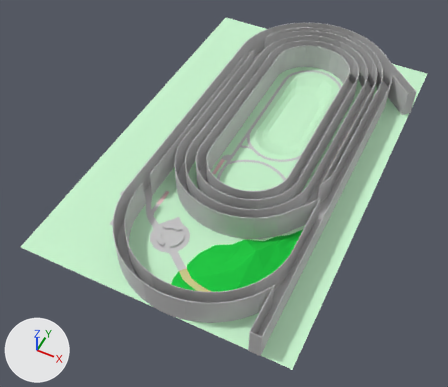
Before and after pictures for a commit that changed the FBX model Assets/Resources/Models/Map/Track.fbx.
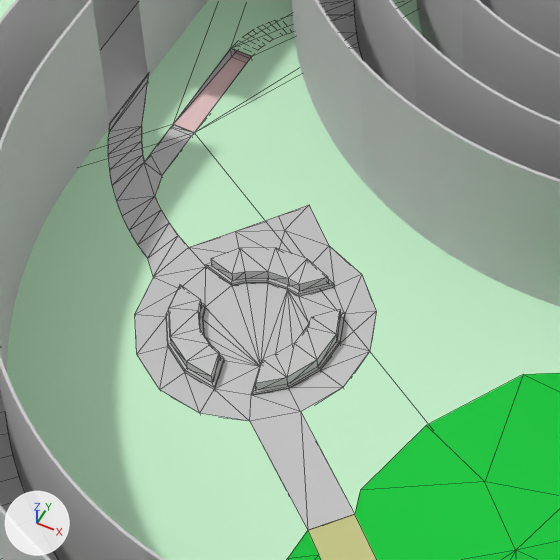
Each version is shown whole from a 50 mm camera at (334.0, -892.0, 939.0) aimed at (-63.0, -100.0, -51.0), then close up on the part from 28% to 49% of the width and 47% to 71% of the height. Lighting does not change. The marker at lower left points along +X, +Y and +Z. The close-ups show mesh edges as thin lines. Where no turn or scale is listed for an object, it has been applied to the vertices. Vertices at the same position are counted once.

The first close-up shows 'Line001', 'Object', 'Object007', 'Object008', 'Object009', 'Shape011', 'Shape012', 'track'.
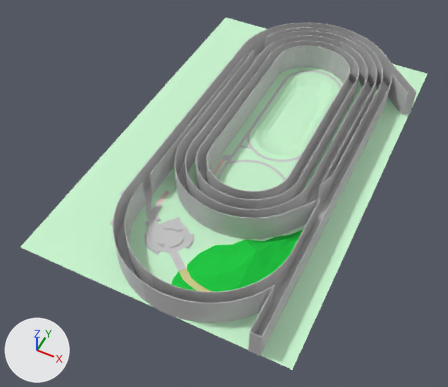
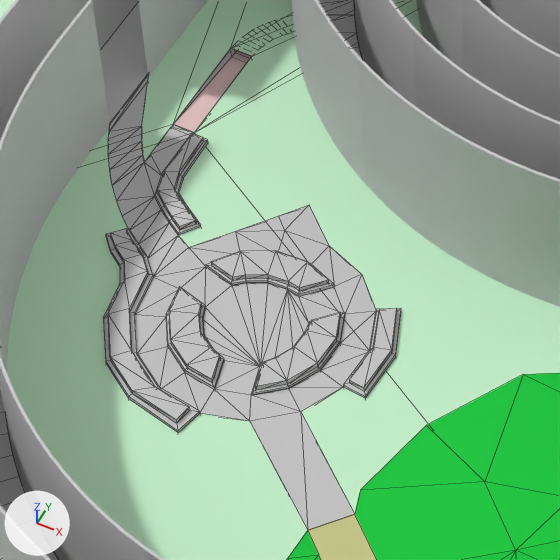
Where the change shows, as pixel boxes [x1, y1, x2, y2] in the close-ups (560 x 560 px):
'Object', reshaped (67% wider, 105% taller): before [168, 248, 341, 389]; after [108, 133, 397, 423]
'Shape012', reshaped (66% wider, 124% taller): before [166, 263, 345, 395]; after [103, 136, 401, 433]
part 1 of me_mesh_007, added: after [103, 228, 200, 433]
part 2 of me_mesh_007, added: after [155, 136, 208, 235]
part 3 of me_mesh_007, added: after [343, 308, 401, 398]
part 4 of me_mesh_008, added: after [108, 229, 189, 423]
part 5 of me_mesh_008, added: after [157, 133, 204, 230]
part 6 of me_mesh_008, built on: before [168, 248, 341, 389]; after [169, 251, 397, 391]

The edits, one by one:
me_mesh_008 is used by ob_object; location (-84.8, -285.9, 1.8).
me_mesh_008 had 60 vertices, 84 faces and spanned x -27.0..27.3, y -27.1..27.3, z -1.0..3.4.
me_mesh_008 now has 128 vertices, 180 faces and spans x -58.5..45.2, y -45.5..57.8, z -1.0..1.8.
me_mesh_008 part 4: a new loose piece of 32 vertices spanning x -58.5..-0.5, y -45.5..12.9, z 0.0..1.8, in mat_01___default (light grey #cacaca).
me_mesh_008 part 5: a new loose piece of 24 vertices spanning x -56.6..-36.7, y 21.6..57.8, z 0.0..1.8, in mat_01___default (light grey #cacaca).
Part 6, on me_mesh_008:
30 vertices in x -27.0..27.3, y -27.1..27.3, z 3.4 move by (0.0, 0.0, -1.6).
6 vertices are added at (39.5, 6.7, 0.0), (38.8, -8.0, 0.0), (44.6, -8.7, 0.0), (45.2, 8.1, 0.0), (38.7, 23.4, 0.0), (34.1, 20.5, 0.0).
6 new vertices lie (0.0, 0.0, 1.8) away from vertices in x 34.1..45.2, y -8.7..23.4, z 0.0.
16 new faces join them.
me_mesh_007 is used by ob_shape012; location (-84.8, -285.9, 1.3).
me_mesh_007 had 90 vertices, 60 faces and spanned x -28.3..28.3, y -28.4..28.4, z -0.6..0.6.
me_mesh_007 now has 215 vertices, 148 faces and spans x -60.4..46.5, y -47.9..58.8, z -1.6..0.6.
me_mesh_007 part 1: a new loose piece of 58 vertices spanning x -60.4..2.5, y -47.9..14.8, z -1.6..0.6, in mat_01___default (light grey #cacaca).
me_mesh_007 part 2: a new loose piece of 44 vertices spanning x -57.6..-35.2, y 20.2..58.8, z -1.6..0.6, in mat_01___default (light grey #cacaca).
me_mesh_007 part 3: a new loose piece of 23 vertices spanning x 32.3..46.5, y -10.3..25.3, z -1.6..0.6, in mat_01___default (light grey #cacaca).
